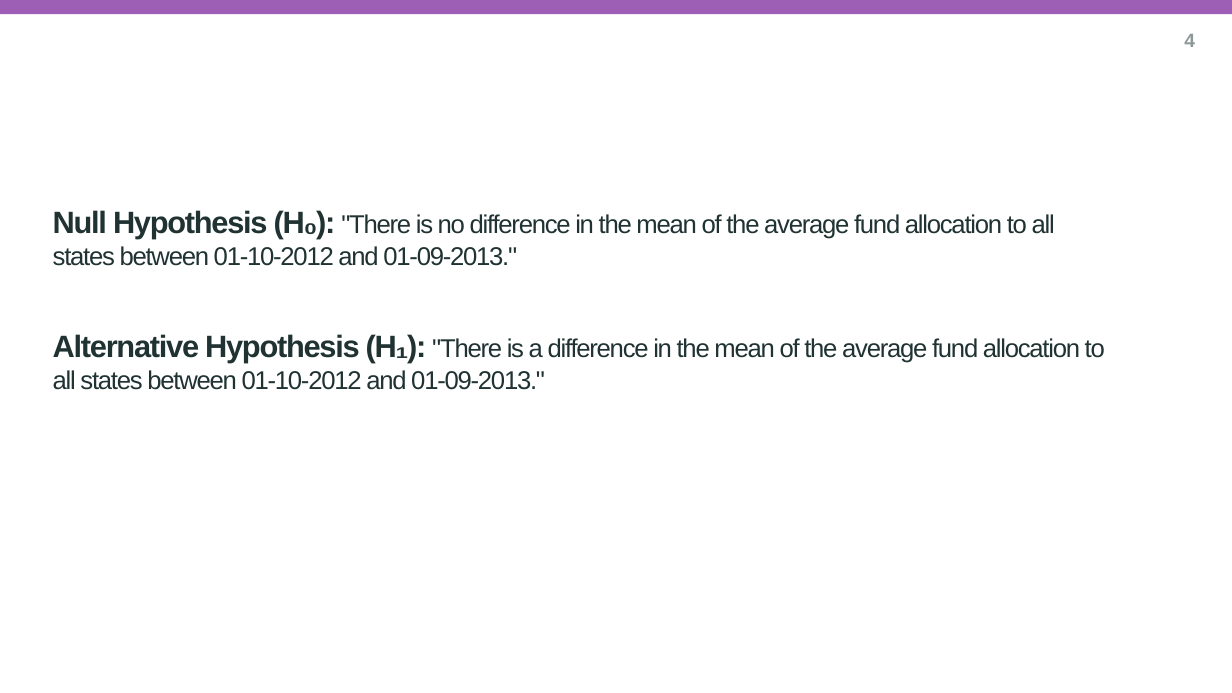
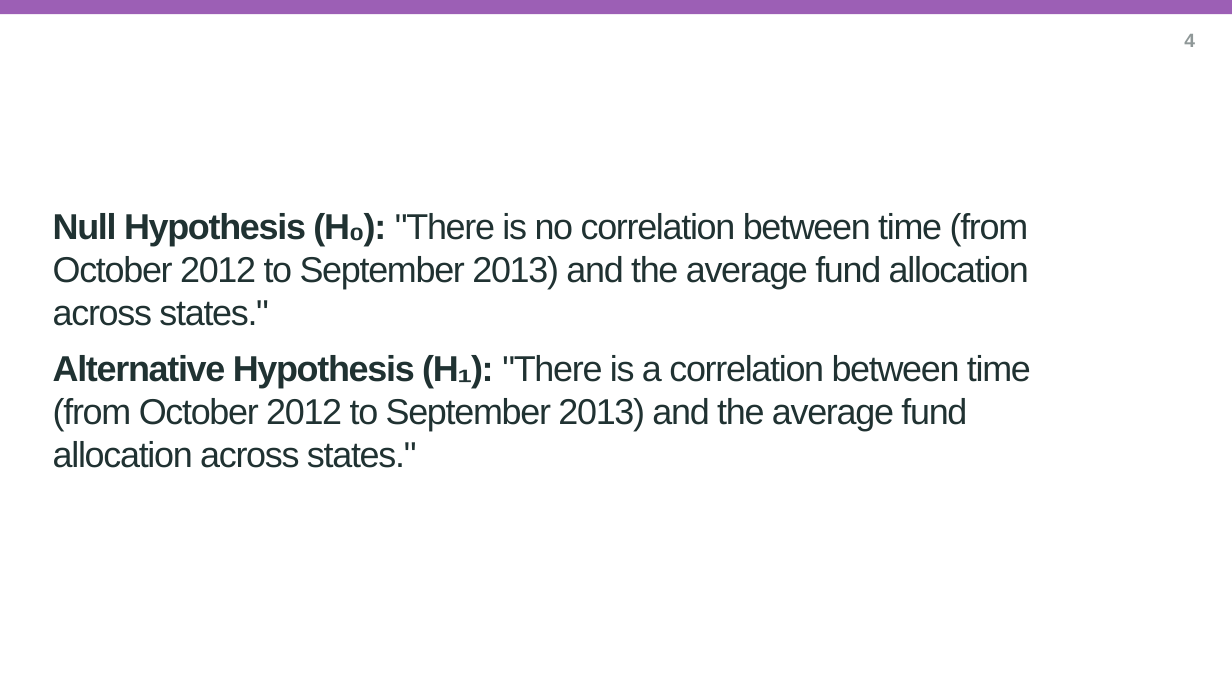
Before and after one commit to DeepakKhokhar1302/A113_Team_Research_Project, a slide deck: slide 4 of research_question_presentation_A113.pptx. Drawn at 1232x693 pixels with LibreOffice and Linux fonts; fonts in the diff are those of the drawing; background and template pictures are left out. Boxes give left, top, right and bottom in pixels: in the first picture for what was removed or moved away, otherwise in the second. Text is boxed around its words. In the diff, an @@ line names an element or a change of style, - is before the commit and + after.

```diff
--- a/research_question_presentation_A113.pptx
+++ b/research_question_presentation_A113.pptx
@@ subtitle at bbox=[53, 213, 1031, 431]: text changed; size 20 to 28 pt @@
-Null Hypothesis (H₀): "There is no difference in the mean of the average fund allocation to all states between 01-10-2012 and 01-09-2013."
-Alternative Hypothesis (H₁): "There is a difference in the mean of the average fund allocation to all states between 01-10-2012 and 01-09-2013."
+Null Hypothesis (H₀): "There is no correlation between time (from October 2012 to September 2013) and the average fund allocation across states."
+Alternative Hypothesis (H₁): "There is a correlation between time (from October 2012 to September 2013) and the average fund allocation across states."
```
Also in this commit, not shown: 2 other slides changed, 1 other file.
